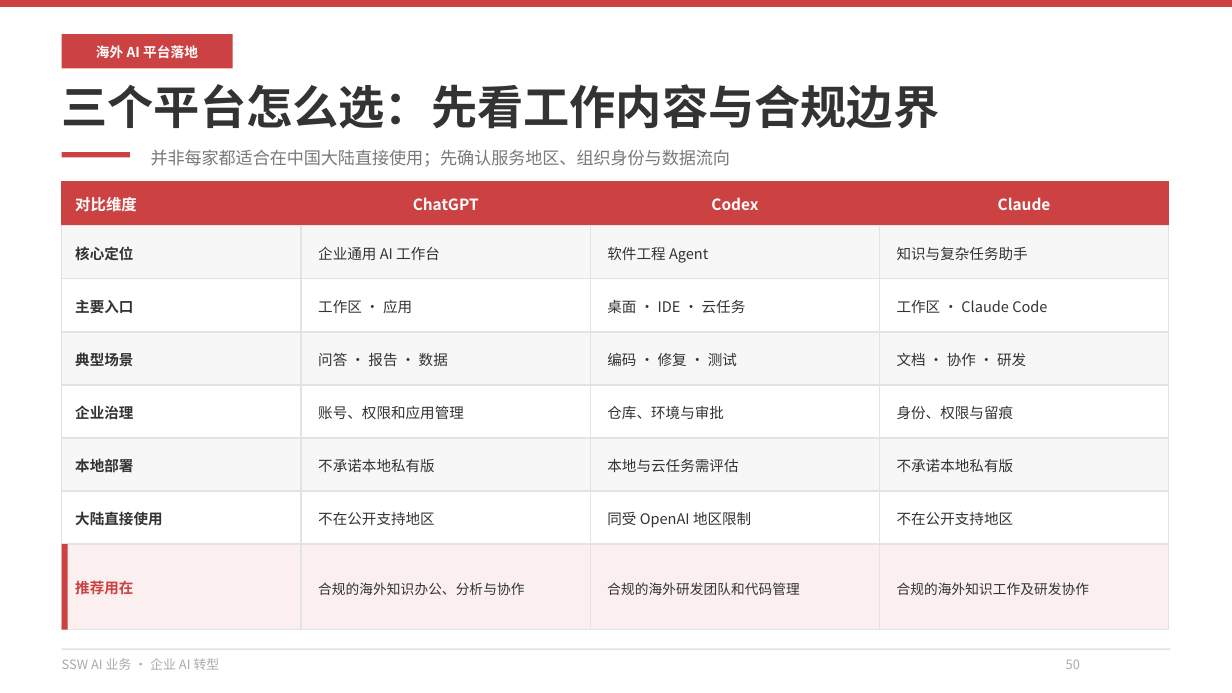
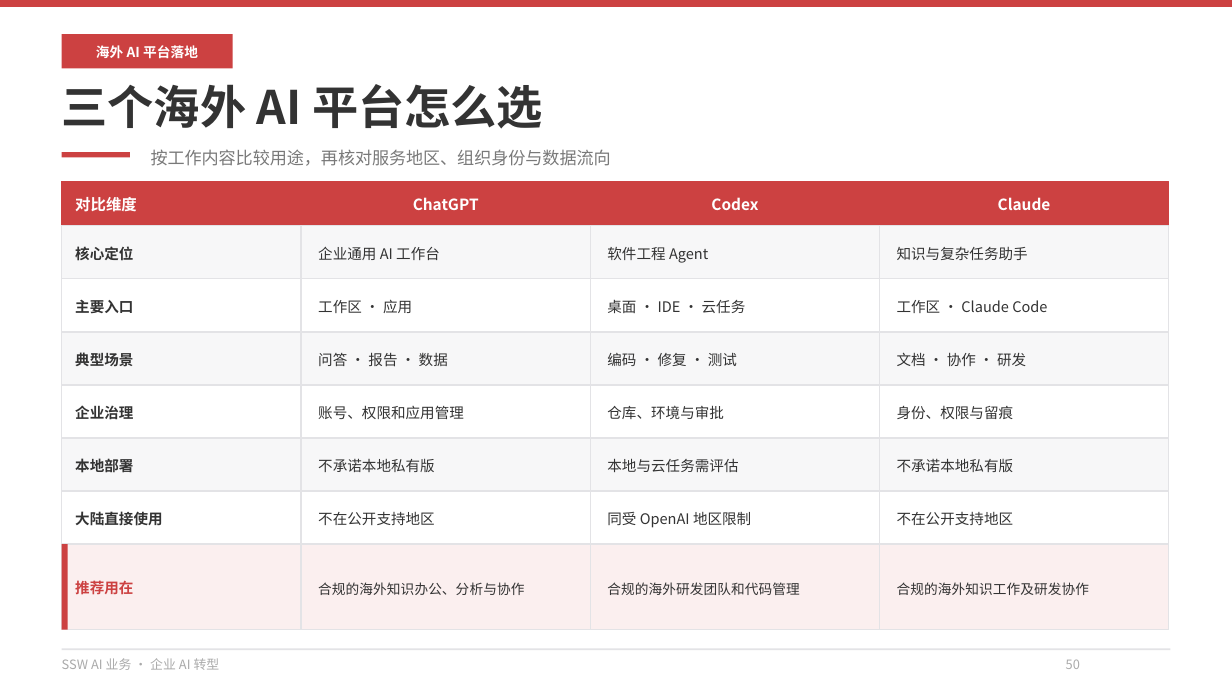
Before and after one commit to hveraus/ssw-business, a slide deck: slide 50 of SSW AI 业务_v2/SSW AI 业务_v3.pptx. Drawn at 1232x693 pixels with LibreOffice and Linux fonts; fonts in the diff are those of the drawing. Boxes give left, top, right and bottom in pixels: in the first picture for what was removed or moved away, otherwise in the second. Text is boxed around its words. In the diff, an @@ line names an element or a change of style, - is before the commit and + after.

```diff
--- a/SSW AI 业务_v2/SSW AI 业务_v3.pptx
+++ b/SSW AI 业务_v2/SSW AI 业务_v3.pptx
@@ text at (62,84,543,129): text changed @@
-三个平台怎么选：先看工作内容与合规边界
+三个海外 AI 平台怎么选
@@ text at (151,149,611,166): text changed @@
-并非每家都适合在中国大陆直接使用；先确认服务地区、组织身份与数据流向
+按工作内容比较用途，再核对服务地区、组织身份与数据流向
```
Also in this commit, not shown: 30 other slides changed, 1 slide added, 4 other files.
